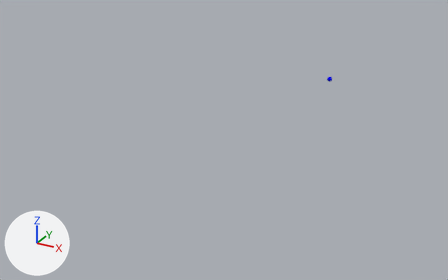
Renders of the Blender file misc/material_images/render_material.blend from each side of a commit.
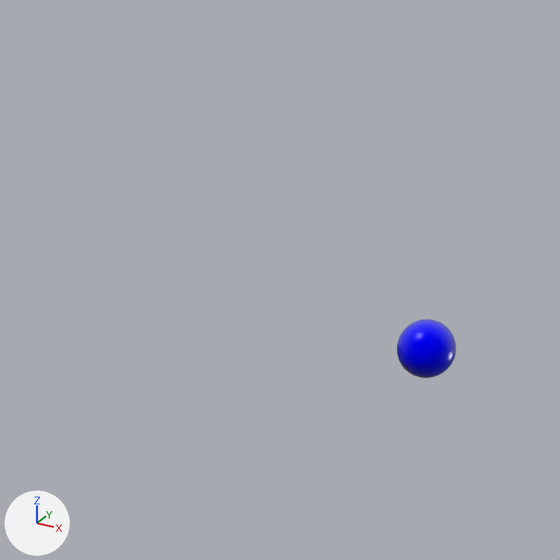
Each version appears first whole from a camera (50 mm lens) standing at (78.2, -230.4, 78.2) and looking at (-36.9, -21.3, -26.4), and next in a close-up on the part from 65% to 76% of the width and 18% to 35% of the height. Every picture has the same lights, and +X, +Y and +Z are marked at lower left.
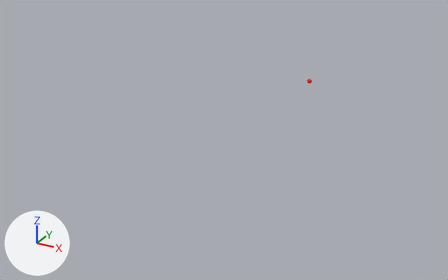
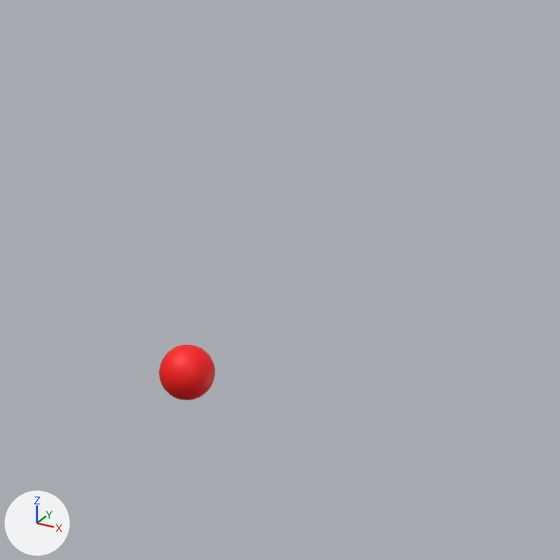
Where the change shows, as pixel boxes (x1, y1, x2, y2) in the close-ups (560 x 560 px):
'Icosphere', recoloured, moved, turned: before (397, 319, 456, 378); after (159, 345, 215, 400)

The change, as a diff of the scene's bpy script:
```diff
--- a/misc/material_images/render_material.blend.py
+++ b/misc/material_images/render_material.blend.py
@@ mat_clay @@
+mat_clay = bpy.data.materials.new('clay')
+# nodes: BsdfPrincipled, OutputMaterial, RGB
+# colours: red #ff0000
@@ me_icosphere @@
 me_icosphere.from_pydata(...)  # 2562 vertices, 5120 faces; spans x -1.0..1.0, y -1.0..1.0, z -1.0..1.0
-me_icosphere.materials.append(mat_wax)
+me_icosphere.materials.append(mat_clay)
@@ ob_icosphere @@
 ob_icosphere = bpy.data.objects.new('Icosphere', me_icosphere)
-ob_icosphere.location = (0.0, 0.0, 0.0)
+ob_icosphere.location = (-11.65, 8.03, -5.03)
+ob_icosphere.rotation_euler = (6.515, 1.018, -1.151)  # degrees (13, 58, -66)
```
